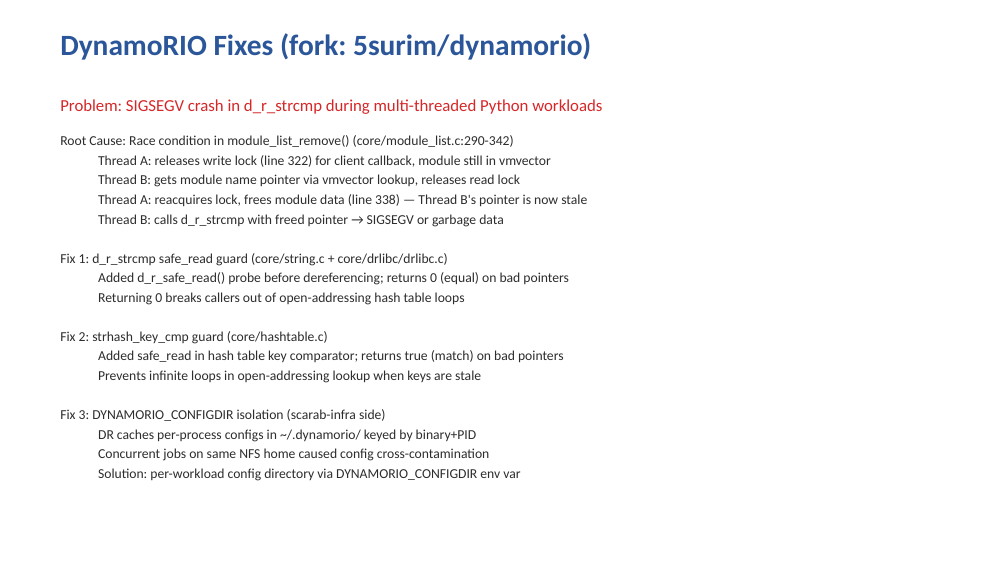
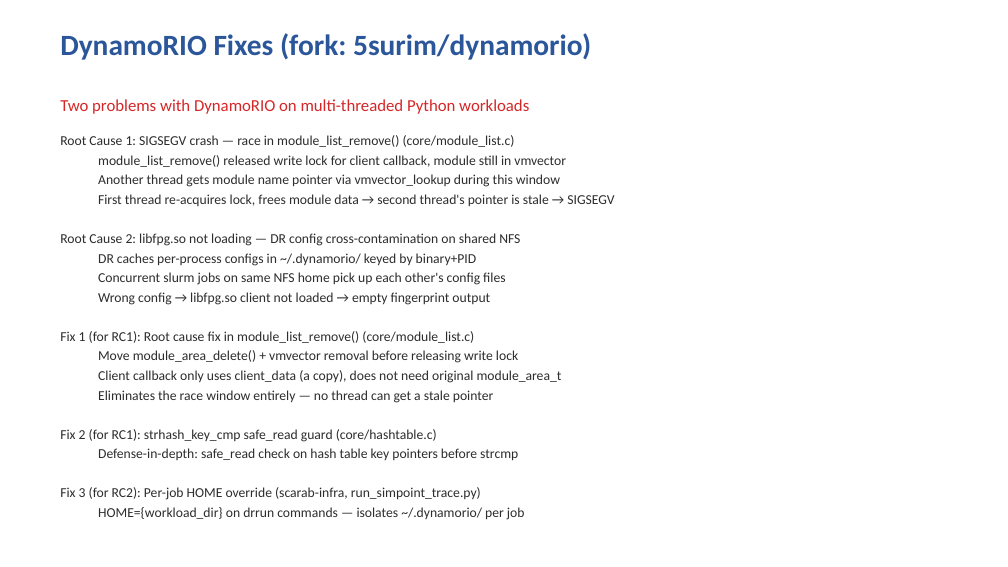
Before and after one commit to litz-lab/scarab-infra, a slide deck: slide 10 of docs/agent_cpu_evaluation.pptx. Drawn at 1008x567 pixels with LibreOffice and Linux fonts; fonts in the diff are those of the drawing. Boxes give left, top, right and bottom in pixels: in the first picture for what was removed or moved away, otherwise in the second. Text is boxed around its words. In the diff, an @@ line names an element or a change of style, - is before the commit and + after.

Commit message:
Update presentation with DR root cause fix, Google Slides compat, and stage detection

```diff
--- a/docs/agent_cpu_evaluation.pptx
+++ b/docs/agent_cpu_evaluation.pptx
@@ text at box(60, 99, 529, 114): text changed @@
-Problem: SIGSEGV crash in d_r_strcmp during multi-threaded Python workloads
+Two problems with DynamoRIO on multi-threaded Python workloads
@@ text at box(60, 135, 614, 246): text changed @@
-Root Cause: Race condition in module_list_remove() (core/module_list.c:290-342)
-  Thread A: releases write lock (line 322) for client callback, module still in vmvector
-  Thread B: gets module name pointer via vmvector lookup, releases read lock
-  Thread A: reacquires lock, frees module data (line 338) — Thread B's pointer is now stale
-  Thread B: calls d_r_strcmp with freed pointer → SIGSEGV or garbage data
-Fix 1: d_r_strcmp safe_read guard (core/string.c + core/drlibc/drlibc.c)
-  Added d_r_safe_read() probe before dereferencing; returns 0 (equal) on bad pointers
-  Returning 0 breaks callers out of open-addressing hash table loops
-Fix 2: strhash_key_cmp guard (core/hashtable.c)
-  Added safe_read in hash table key comparator; returns true (match) on bad pointers
-  Prevents infinite loops in open-addressing lookup when keys are stale
-Fix 3: DYNAMORIO_CONFIGDIR isolation (scarab-infra side)
+Root Cause 1: SIGSEGV crash — race in module_list_remove() (core/module_list.c)
+  module_list_remove() released write lock for client callback, module still in vmvector
+  Another thread gets module name pointer via vmvector_lookup during this window
+  First thread re-acquires lock, frees module data → second thread's pointer is stale → SIGSEGV
+Root Cause 2: libfpg.so not loading — DR config cross-contamination on shared NFS
@@ text at box(60, 272, 562, 520): text changed @@
-  Concurrent jobs on same NFS home caused config cross-contamination
-  Solution: per-workload config directory via DYNAMORIO_CONFIGDIR env var
+  Concurrent slurm jobs on same NFS home pick up each other's config files
+  Wrong config → libfpg.so client not loaded → empty fingerprint output
+Fix 1 (for RC1): Root cause fix in module_list_remove() (core/module_list.c)
+  Move module_area_delete() + vmvector removal before releasing write lock
+  Client callback only uses client_data (a copy), does not need original module_area_t
+  Eliminates the race window entirely — no thread can get a stale pointer
+Fix 2 (for RC1): strhash_key_cmp safe_read guard (core/hashtable.c)
+  Defense-in-depth: safe_read check on hash table key pointers before strcmp
+Fix 3 (for RC2): Per-job HOME override (scarab-infra, run_simpoint_trace.py)
+  HOME={workload_dir} on drrun commands — isolates ~/.dynamorio/ per job
```
Also in this commit, not shown: 4 other slides changed, 1 slide added, 2 other files.
